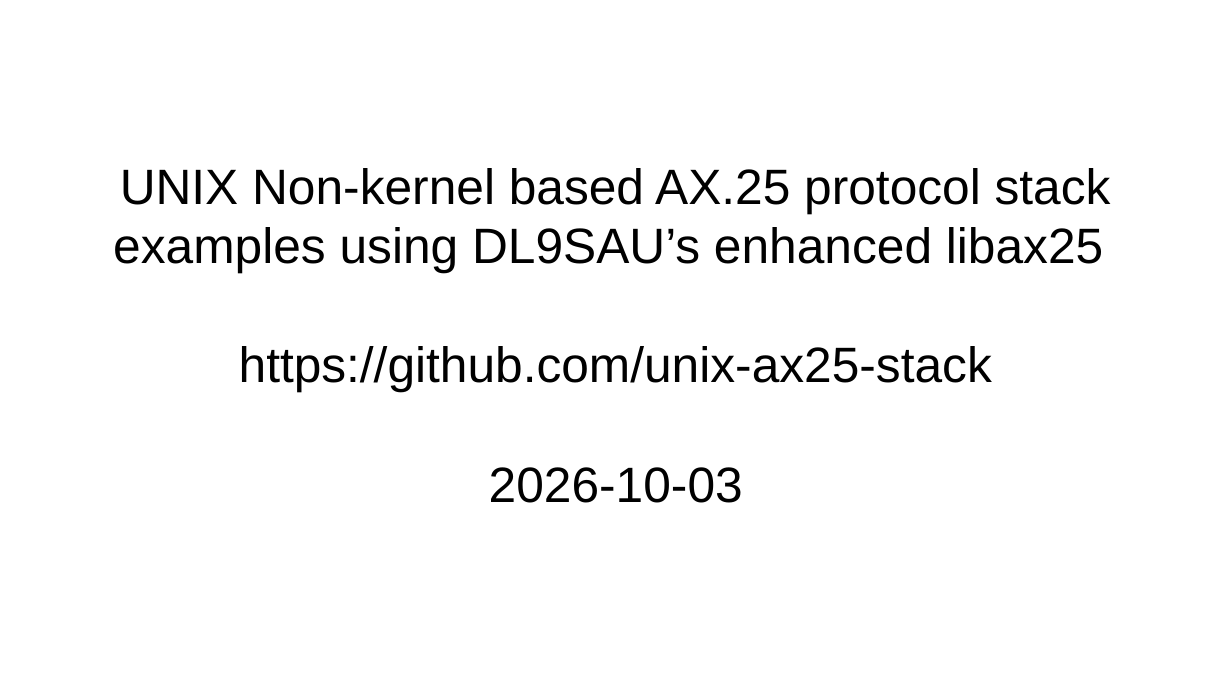
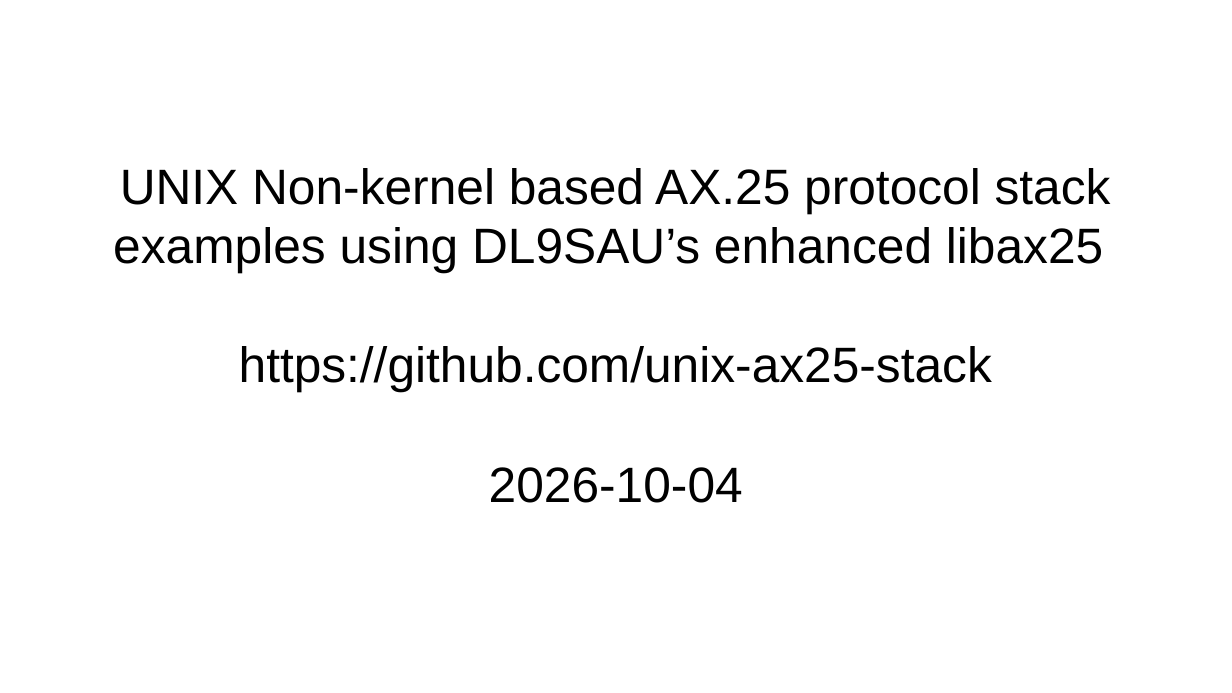
Before and after one commit to unix-ax25-stack/documentation, a slide deck: slide 1 of Non-kernelmod-packet-config-scenarios.odp. Drawn at 1232x693 pixels with LibreOffice and Linux fonts; fonts in the diff are those of the drawing. Boxes give left, top, right and bottom in pixels: in the first picture for what was removed or moved away, otherwise in the second. Text is boxed around its words. In the diff, an @@ line names an element or a change of style, - is before the commit and + after.

```diff
--- a/Non-kernelmod-packet-config-scenarios.odp
+++ b/Non-kernelmod-packet-config-scenarios.odp
@@ subtitle at [489,467,743,503]: text changed @@
-2026-10-03
+2026-10-04
```
Also in this commit, not shown: 5 other slides changed, 1 other file.
